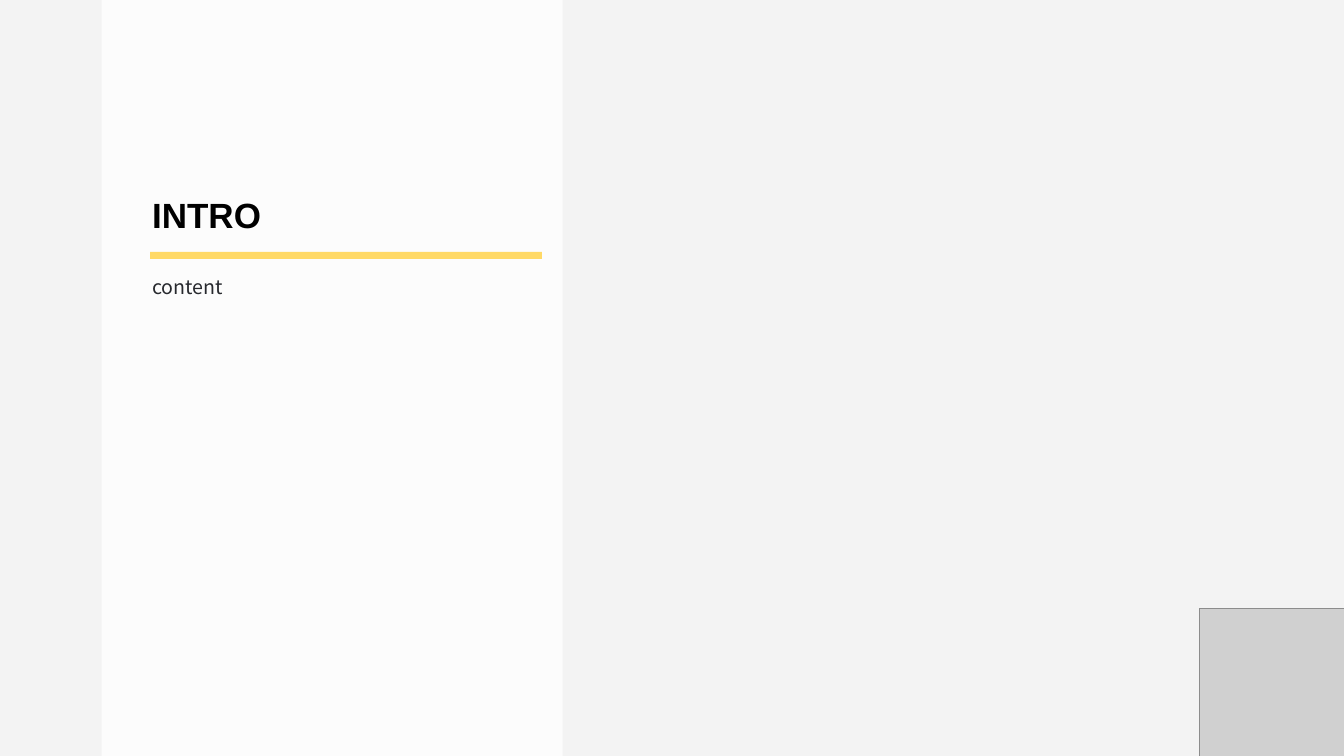
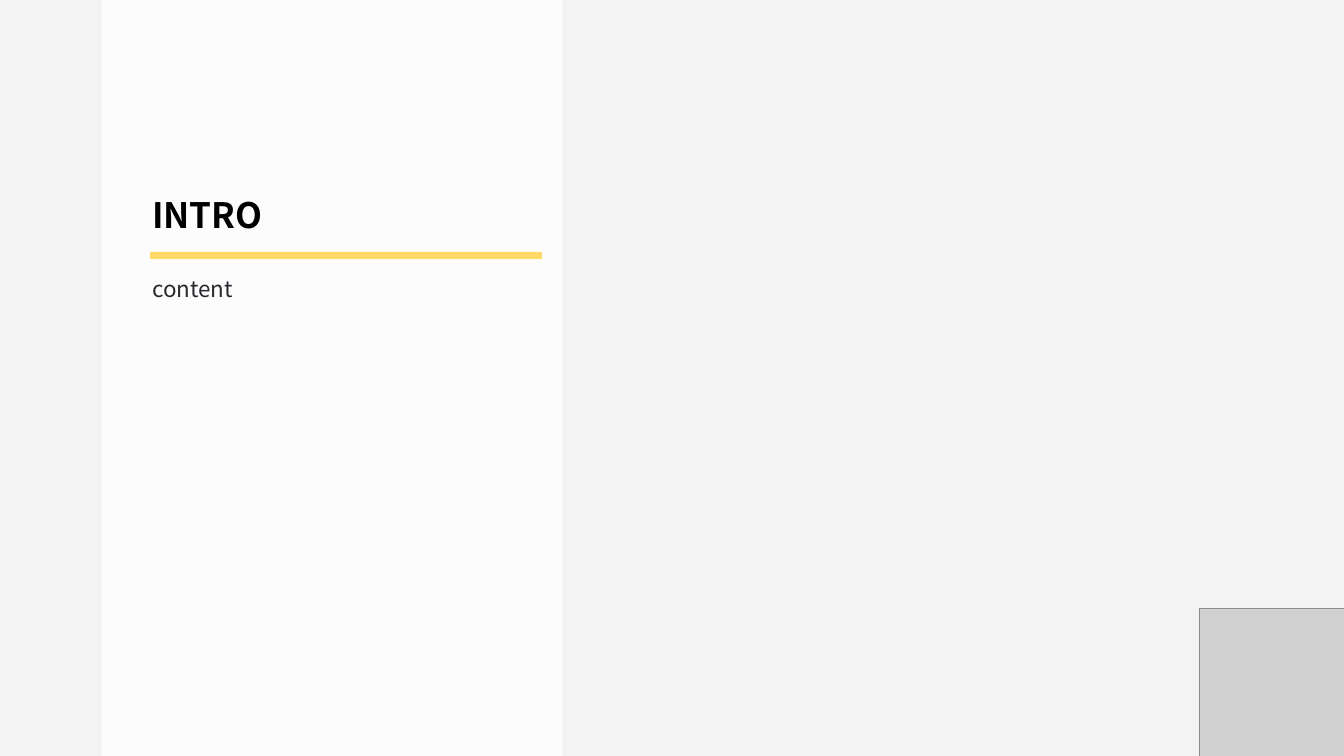
Before and after one commit to doomlover/KSGameEngineTutorials, a slide deck: slide 2 of PPTs/模板.pptx. Drawn at 1344x756 pixels with LibreOffice and Linux fonts; fonts in the diff are those of the drawing; grey boxes stand for pictures. Boxes give left, top, right and bottom in pixels: in the first picture for what was removed or moved away, otherwise in the second. Text is boxed around its words. In the diff, an @@ line names an element or a change of style, - is before the commit and + after.

```diff
--- a/PPTs/模板.pptx
+++ b/PPTs/模板.pptx
@@ text "INTRO" at <box>152,201,262,229</box>: font Arial to Noto Sans CJK SC @@
@@ text "content" at <box>152,281,233,298</box>: size 28 to 32 pt @@
```
Also in this commit, not shown: 9 other slides changed.
